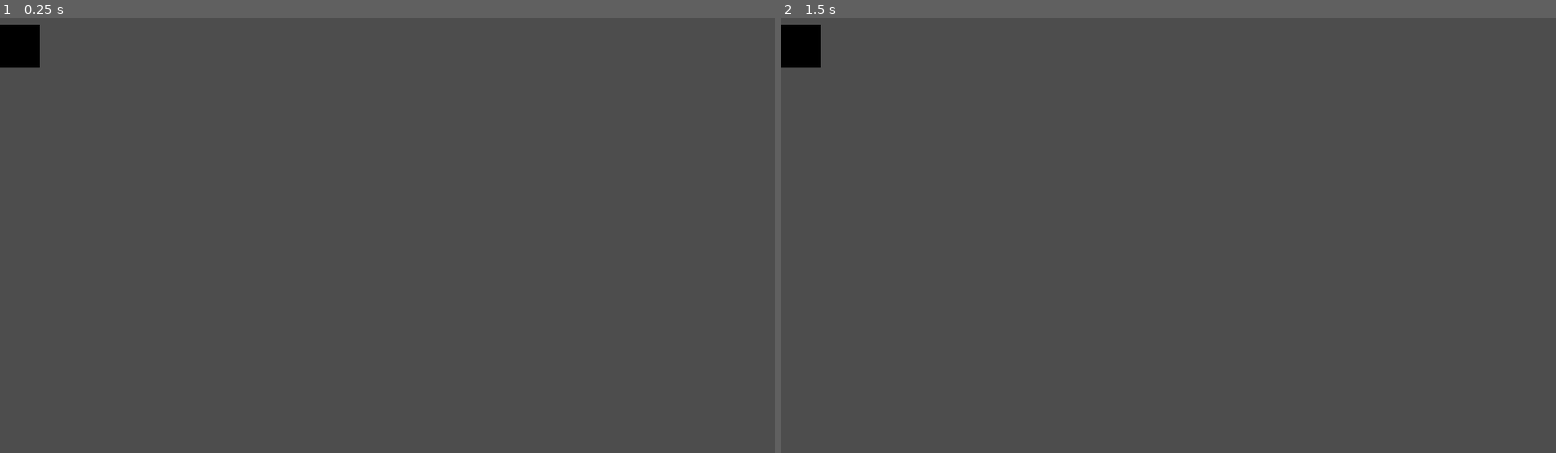
Above: before the commit, frames 1-2 (left to right).
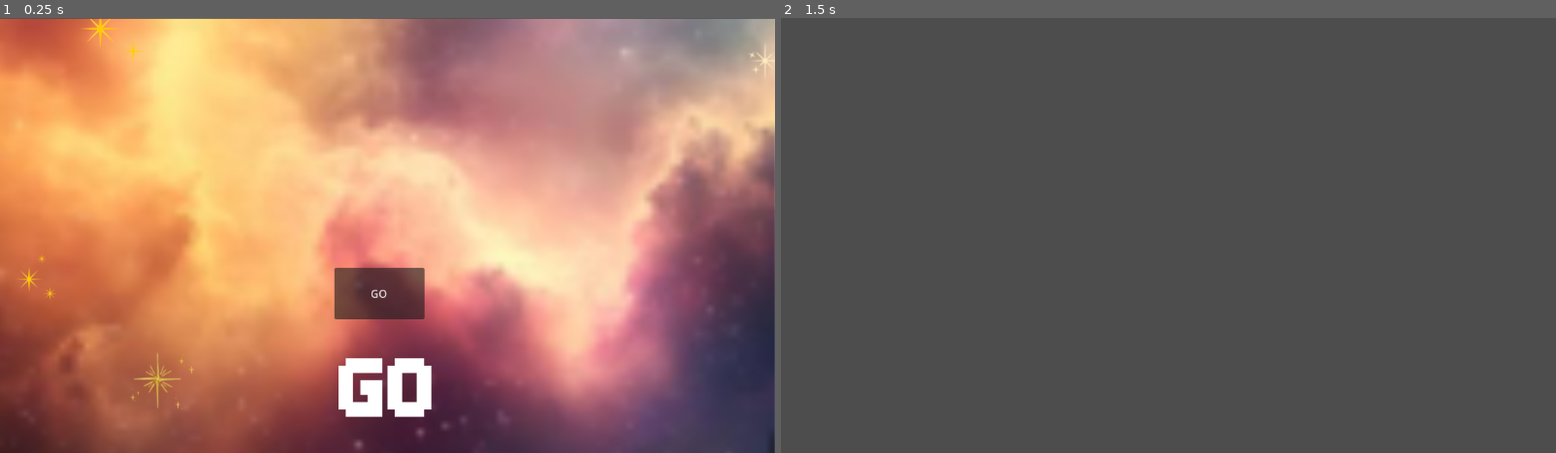
Above: after the commit, the same moments.

Repository: gamerwaves/moonshot
Game: Godot game, scene res://scenes/menu.tscn
The game is run twice, just before and just after one commit, with the same random seed, the same clock (stepped at 60 frames per second) and the same inputs. Video files are missing from this copy of the repository; at most half a second of black plays in their place.
Inputs (mouse positions are in pixels of both pictures, inside the frame that each line leads up to):
- Up to frame 1 (0.25 s): no input
- Up to frame 2 (1.5 s): click (1160, 292) at 0.5 s, where only the run after the commit has a clickable "GO"; tap Enter at 1.25 s; move the mouse to (1339, 213) at 1.27 s; click (1339, 213) at 1.42 s

The runs differ from the first frame. In frame 1, 96% of the frame differs, in the area x 0-100%, y 0-100%; in frame 2, 0.5%.

Commit message:
fixed button

Diff:
--- a/moonshot/scenes/menu.tscn
+++ b/moonshot/scenes/menu.tscn
@@ -1,10 +1,8 @@
-[gd_scene load_steps=6 format=3 uid="uid://bid0781entd50"]
+[gd_scene load_steps=4 format=3 uid="uid://bid0781entd50"]
 
 [ext_resource type="Script" uid="uid://cndhpwdu11epv" path="res://scripts/menu.gd" id="1_vjb58"]
 [ext_resource type="Texture2D" uid="uid://bpxh1e6jvvwf1" path="res://resources/go.png" id="2_con2f"]
 [ext_resource type="Texture2D" uid="uid://cgw64ejw7mk8c" path="res://Untitled design.png" id="2_mhnvy"]
-[ext_resource type="VideoStream" uid="uid://bh4txgusi8oku" path="res://Your paragraph text.ogv" id="3_mhnvy"]
-[ext_resource type="Script" uid="uid://ibq6pqu655jd" path="res://scenes/video_stream_player.gd" id="5_4ytvr"]
 
 [node name="Menu" type="Control"]
 layout_mode = 3
@@ -16,13 +14,11 @@
 script = ExtResource("1_vjb58")
 
 [node name="Sprite2D" type="Sprite2D" parent="."]
-visible = false
 position = Vector2(575.49994, 324.49997)
 scale = Vector2(1.000868, 0.9984568)
 texture = ExtResource("2_mhnvy")
 
 [node name="Button" type="Button" parent="."]
-visible = false
 layout_mode = 0
 offset_left = 497.0
 offset_top = 372.0
@@ -31,7 +27,6 @@
 text = "GO"
 
 [node name="TextureRect" type="TextureRect" parent="."]
-visible = false
 layout_mode = 0
 offset_left = 503.0
 offset_top = 507.0
@@ -39,14 +34,4 @@
 offset_bottom = 594.0
 texture = ExtResource("2_con2f")
 
-[node name="VideoStreamPlayer" type="VideoStreamPlayer" parent="."]
-layout_mode = 0
-offset_left = -4.999939
-offset_top = 10.0
-offset_right = 1147.0
-offset_bottom = 658.0
-stream = ExtResource("3_mhnvy")
-autoplay = true
-script = ExtResource("5_4ytvr")
-
 [connection signal="button_up" from="Button" to="." method="_on_button_button_up"]
